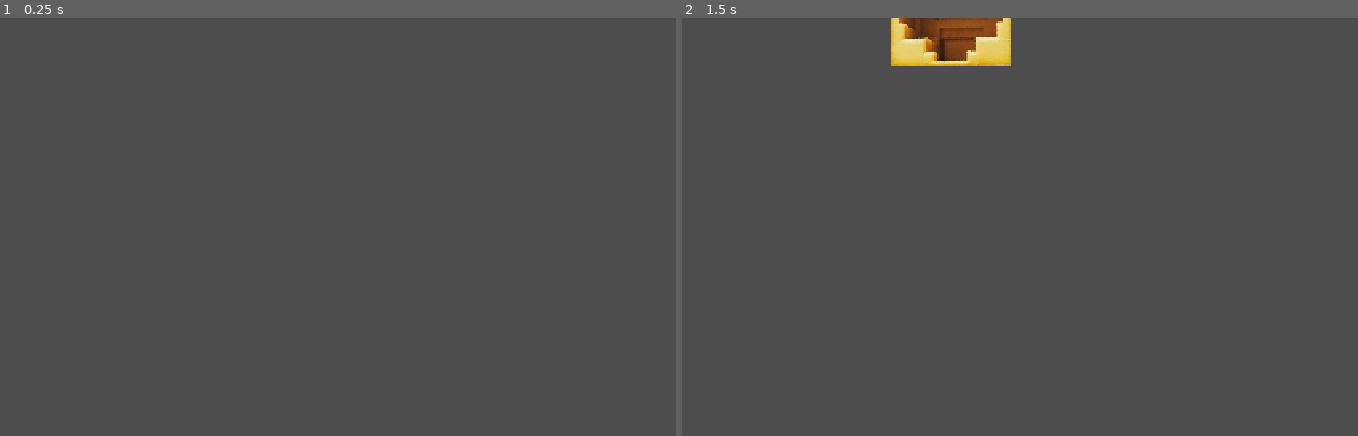
Above: before the commit, frames 1-2 (left to right).
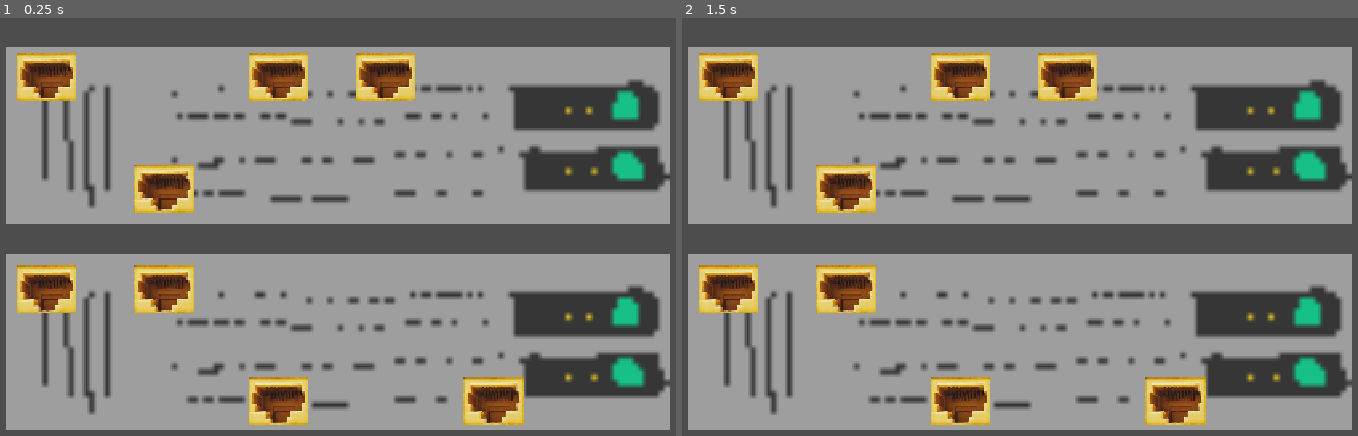
Above: after the commit, the same moments.

Repository: KeaganErasmus/Clod-Godo-Wild-Jam-99
Game: Godot game, scene res://Scenes/Plugging/plugging.tscn
Two runs of this game, one before a commit and one after it. Both use one fixed random seed, a clock stepped at 60 frames per second and the inputs below. The project has no main scene, so this scene is started directly.
Inputs (mouse positions are in pixels of both pictures, inside the frame that each line leads up to):
- Up to frame 1 (0.25 s): no input
- Up to frame 2 (1.5 s): tap Enter (ui_accept) at 0.5, 0.6, 0.77, 1.07, 1.25 s; move the mouse to (1216, 218) at 0.52 s; hold D 0.53-1.28 s; move the mouse to (878, 264) at 1.27 s; hold S (move_down) from 1.28 s (still down); tap X at 1.35 s

The runs differ from the first frame. In frame 1, 73% of the frame differs, in the area x 0-100%, y 6-99%; in frame 2, 74%, in the area x 0-100%, y 0-99%.

Commit message:
feat(): fixed port spawning

Diff:
--- a/Scenes/Plugging/eth_port.gd
+++ b/Scenes/Plugging/eth_port.gd
@@ -1,15 +1,17 @@
 class_name EthPort
 extends Node2D
 
-var is_active = true
+var is_active = false
 
 # Called when the node enters the scene tree for the first time.
 func _ready() -> void:
-	if is_active:
-		$Sprite2D.show()
-	else:
-		$Sprite2D.hide()
+	$".".hide()
 
 # Called every frame. 'delta' is the elapsed time since the previous frame.
-func _process(delta: float) -> void:
+func _process(_delta: float) -> void:
 	pass
+
+func set_state(state: bool):
+	is_active = state
+	if state:
+		$".".show()
--- a/Scenes/Plugging/plugging.gd
+++ b/Scenes/Plugging/plugging.gd
@@ -1,18 +1,53 @@
 extends Node2D
 
-@export var eth_port_scene = preload("res://Scenes/Plugging/eth_port.tscn")
+var num_active_ports: int = 4
+var index = null
+var used = []
+
 
 # Called when the node enters the scene tree for the first time.
 func _ready() -> void:
-	pass # Replace with function body.
-
+	set_active_ports()
 
 # Called every frame. 'delta' is the elapsed time since the previous frame.
-func _process(delta: float) -> void:
-	if Input.is_action_just_pressed("ui_accept"):
-		spaw_ports()
+func _process(_delta: float) -> void:
+	pass
 
-func spaw_ports() -> void:
-	var eth_port = eth_port_scene.instantiate()
-	eth_port.position.x = 500
-	add_child(eth_port)
+func is_number_in_array(num: int, arr: Array) -> bool:
+	var count = arr.size()
+	for i in count:
+		if num == arr[i]:
+			return true
+		else:
+			return false
+	return false
+
+func set_active_ports():
+	var active_ports: int = 0
+
+	var top_ports = $PortsTop.get_children()
+	for port in top_ports:
+		index = randi_range(0, top_ports.size() - 1)
+
+		if !used.has(index):
+			used.append(index)
+			top_ports[index].set_state(true)
+			active_ports += 1
+
+		if active_ports >= num_active_ports:
+			break
+
+	used.clear()
+	active_ports = 0
+
+	var bot_ports = $PortsBot.get_children()
+	for port in bot_ports:
+		index = randi_range(0, bot_ports.size() - 1)
+
+		if !used.has(index):
+			used.append(index)
+			bot_ports[index].set_state(true)
+			active_ports += 1
+
+		if active_ports >= num_active_ports:
+			break
--- a/Scenes/Plugging/plugging.tscn
+++ b/Scenes/Plugging/plugging.tscn
@@ -1,6 +1,102 @@
 [gd_scene format=3 uid="uid://3ye6jh26b7r4"]
 
 [ext_resource type="Script" uid="uid://b1gp1r0o45bs7" path="res://Scenes/Plugging/plugging.gd" id="1_3a612"]
+[ext_resource type="PackedScene" uid="uid://6yp41ffkcg4w" path="res://Scenes/Plugging/eth_port.tscn" id="2_l8es7"]
+[ext_resource type="Texture2D" uid="uid://1kbbx00x511m" path="res://stacking/art/server.png" id="3_kse2n"]
 
 [node name="Plugging" type="Node2D" unique_id=104426079]
 script = ExtResource("1_3a612")
+
+[node name="PortsTop" type="Node" parent="." unique_id=203587596]
+
+[node name="EthPort" parent="PortsTop" unique_id=405246911 instance=ExtResource("2_l8es7")]
+position = Vector2(145, 94)
+scale = Vector2(0.5, 0.5)
+
+[node name="EthPort2" parent="PortsTop" unique_id=2070759206 instance=ExtResource("2_l8es7")]
+position = Vector2(143, 266)
+scale = Vector2(0.5, 0.5)
+
+[node name="EthPort3" parent="PortsTop" unique_id=1712618398 instance=ExtResource("2_l8es7")]
+position = Vector2(333, 273)
+scale = Vector2(0.5, 0.5)
+
+[node name="EthPort4" parent="PortsTop" unique_id=1081410013 instance=ExtResource("2_l8es7")]
+position = Vector2(333, 94)
+scale = Vector2(0.5, 0.5)
+
+[node name="EthPort5" parent="PortsTop" unique_id=1837374727 instance=ExtResource("2_l8es7")]
+position = Vector2(516, 94)
+scale = Vector2(0.5, 0.5)
+
+[node name="EthPort6" parent="PortsTop" unique_id=1114567686 instance=ExtResource("2_l8es7")]
+position = Vector2(516, 273)
+scale = Vector2(0.5, 0.5)
+
+[node name="EthPort7" parent="PortsTop" unique_id=295079043 instance=ExtResource("2_l8es7")]
+position = Vector2(687, 273)
+scale = Vector2(0.5, 0.5)
+
+[node name="EthPort8" parent="PortsTop" unique_id=1296852112 instance=ExtResource("2_l8es7")]
+position = Vector2(687, 94)
+scale = Vector2(0.5, 0.5)
+
+[node name="EthPort9" parent="PortsTop" unique_id=1556185511 instance=ExtResource("2_l8es7")]
+position = Vector2(860, 94)
+scale = Vector2(0.5, 0.5)
+
+[node name="EthPort10" parent="PortsTop" unique_id=624069780 instance=ExtResource("2_l8es7")]
+position = Vector2(860, 273)
+scale = Vector2(0.5, 0.5)
+
+[node name="PortsBot" type="Node" parent="." unique_id=1487277963]
+
+[node name="EthPort11" parent="PortsBot" unique_id=835499602 instance=ExtResource("2_l8es7")]
+position = Vector2(145, 434)
+scale = Vector2(0.5, 0.5)
+
+[node name="EthPort12" parent="PortsBot" unique_id=1431921525 instance=ExtResource("2_l8es7")]
+position = Vector2(143, 606)
+scale = Vector2(0.5, 0.5)
+
+[node name="EthPort13" parent="PortsBot" unique_id=1152381922 instance=ExtResource("2_l8es7")]
+position = Vector2(333, 613)
+scale = Vector2(0.5, 0.5)
+
+[node name="EthPort14" parent="PortsBot" unique_id=1830211639 instance=ExtResource("2_l8es7")]
+position = Vector2(333, 434)
+scale = Vector2(0.5, 0.5)
+
+[node name="EthPort15" parent="PortsBot" unique_id=1122617066 instance=ExtResource("2_l8es7")]
+position = Vector2(516, 434)
+scale = Vector2(0.5, 0.5)
+
+[node name="EthPort16" parent="PortsBot" unique_id=783524287 instance=ExtResource("2_l8es7")]
+position = Vector2(516, 613)
+scale = Vector2(0.5, 0.5)
+
+[node name="EthPort17" parent="PortsBot" unique_id=253546604 instance=ExtResource("2_l8es7")]
+position = Vector2(687, 613)
+scale = Vector2(0.5, 0.5)
+
+[node name="EthPort18" parent="PortsBot" unique_id=1570331025 instance=ExtResource("2_l8es7")]
+position = Vector2(687, 434)
+scale = Vector2(0.5, 0.5)
+
+[node name="EthPort19" parent="PortsBot" unique_id=732269150 instance=ExtResource("2_l8es7")]
+position = Vector2(860, 434)
+scale = Vector2(0.5, 0.5)
+
+[node name="EthPort20" parent="PortsBot" unique_id=1015154787 instance=ExtResource("2_l8es7")]
+position = Vector2(860, 613)
+scale = Vector2(0.5, 0.5)
+
+[node name="Sprite2D" type="Sprite2D" parent="." unique_id=1356016972]
+position = Vector2(611, 188.00003)
+scale = Vector2(8.2890625, 8.8125)
+texture = ExtResource("3_kse2n")
+
+[node name="Sprite2D2" type="Sprite2D" parent="." unique_id=990764918]
+position = Vector2(611, 518)
+scale = Vector2(8.2890625, 8.8125)
+texture = ExtResource("3_kse2n")
